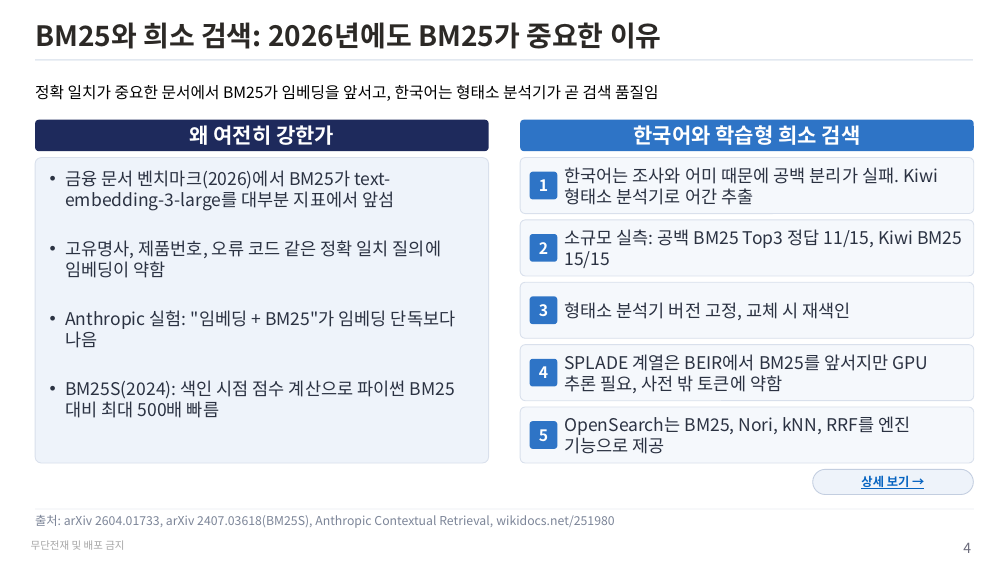
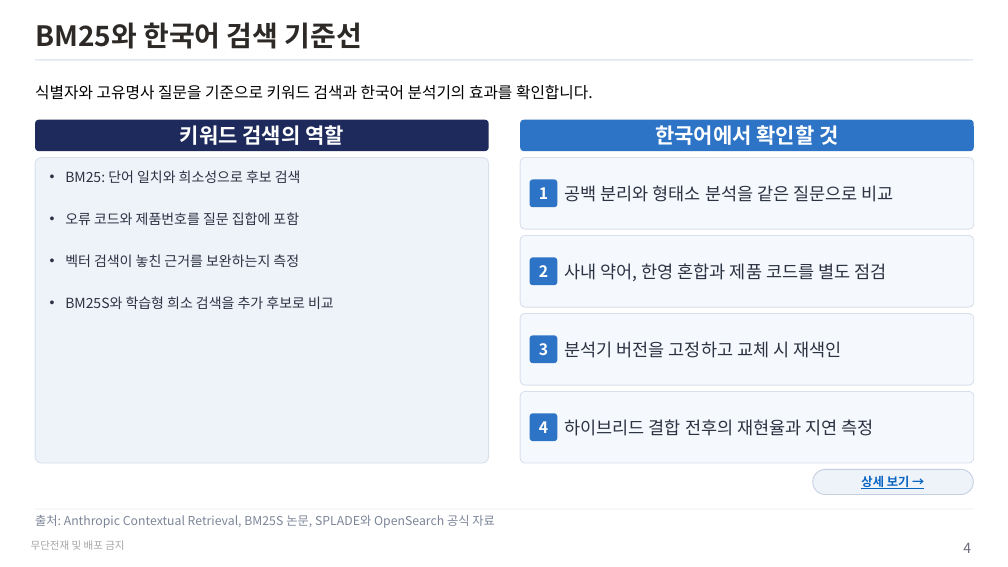
Before and after one commit to unicorn-campus/hybrid-ai, a slide deck: slide 4 of research/rag-trends-2026.pptx. Drawn at 1008x567 pixels with LibreOffice and Linux fonts; fonts in the diff are those of the drawing. Boxes give left, top, right and bottom in pixels: in the first picture for what was removed or moved away, otherwise in the second. Text is boxed around its words. In the diff, an @@ line names an element or a change of style, - is before the commit and + after.

Commit message:
RAG 동향 재검토와 Neo4j 및 Cohere 보완 내용을 PPT에 반영

```diff
--- a/research/rag-trends-2026.pptx
+++ b/research/rag-trends-2026.pptx
@@ title at (x1=35, y1=22, x2=362, y2=49): text changed @@
-BM25와 희소 검색: 2026년에도 BM25가 중요한 이유
+BM25와 한국어 검색 기준선
@@ text at (x1=35, y1=85, x2=593, y2=100): text changed @@
-정확 일치가 중요한 문서에서 BM25가 임베딩을 앞서고, 한국어는 형태소 분석기가 곧 검색 품질임
+식별자와 고유명사 질문을 기준으로 키워드 검색과 한국어 분석기의 효과를 확인합니다.
@@ text at (x1=180, y1=125, x2=344, y2=145): text changed @@
-왜 여전히 강한가
+키워드 검색의 역할
@@ text at (x1=655, y1=125, x2=838, y2=145): text changed @@
-한국어와 학습형 희소 검색
+한국어에서 확인할 것
@@ text in rounded rectangle at (x1=65, y1=170, x2=334, y2=309): text changed; size 20 to 16 pt @@
-• 금융 문서 벤치마크(2026)에서 BM25가 text-embedding-3-large를 대부분 지표에서 앞섬
-• 고유명사, 제품번호, 오류 코드 같은 정확 일치 질의에 임베딩이 약함
-• Anthropic 실험: "임베딩 + BM25"가 임베딩 단독보다 나음
-• BM25S(2024): 색인 시점 점수 계산으로 파이썬 BM25 대비 최대 500배 빠름
+• BM25: 단어 일치와 희소성으로 후보 검색
+• 오류 코드와 제품번호를 질문 집합에 포함
+• 벡터 검색이 놓친 근거를 보완하는지 측정
+• BM25S와 학습형 희소 검색을 추가 후보로 비교
@@ rounded rectangle resized from (x1=520, y1=158, x2=974, y2=214) to (x1=520, y1=158, x2=974, y2=229) @@
@@ text "1" moved from (x1=539, y1=179, x2=548, y2=191) to (x1=539, y1=187, x2=548, y2=199) @@
@@ rounded rectangle moved from (x1=530, y1=172, x2=558, y2=200) to (x1=530, y1=180, x2=558, y2=207) @@
@@ text at (x1=564, y1=185, x2=894, y2=202): text changed @@
-한국어는 조사와 어미 때문에 공백 분리가 실패. Kiwi 형태소 분석기로 어간 추출
+공백 분리와 형태소 분석을 같은 질문으로 비교
@@ rounded rectangle resized from (x1=520, y1=220, x2=974, y2=276) to (x1=520, y1=236, x2=974, y2=307) @@
@@ text removed at (x1=564, y1=229, x2=962, y2=268) @@
-소규모 실측: 공백 BM25 Top3 정답 11/15, Kiwi BM25 15/15
@@ text "2" moved from (x1=539, y1=242, x2=548, y2=254) to (x1=539, y1=265, x2=548, y2=277) @@
@@ rounded rectangle moved from (x1=530, y1=234, x2=558, y2=261) to (x1=530, y1=258, x2=558, y2=285) @@
@@ text added at (x1=564, y1=263, x2=887, y2=281), 20 pt, text #2B3242 @@
+사내 약어, 한영 혼합과 제품 코드를 별도 점검
@@ rounded rectangle removed at (x1=520, y1=282, x2=974, y2=338) @@
@@ rounded rectangle removed at (x1=530, y1=297, x2=558, y2=324) @@
@@ proportions changed in 4 elements at (x1=520, y1=158, x2=974, y2=229), (x1=520, y1=391, x2=974, y2=463), (x1=520, y1=236, x2=974, y2=307), (x1=520, y1=313, x2=974, y2=385) @@
@@ rounded rectangle resized from (x1=520, y1=345, x2=974, y2=401) to (x1=520, y1=313, x2=974, y2=385) @@
@@ text "3" moved from (x1=539, y1=304, x2=548, y2=316) to (x1=539, y1=343, x2=548, y2=355) @@
@@ rounded rectangle moved from (x1=530, y1=359, x2=558, y2=387) to (x1=530, y1=335, x2=558, y2=363) @@
@@ text at (x1=564, y1=341, x2=841, y2=358): text changed @@
-형태소 분석기 버전 고정, 교체 시 재색인
+분석기 버전을 고정하고 교체 시 재색인
@@ text removed at (x1=564, y1=354, x2=929, y2=393) @@
-SPLADE 계열은 BEIR에서 BM25를 앞서지만 GPU 추론 필요, 사전 밖 토큰에 약함
@@ rounded rectangle resized from (x1=520, y1=407, x2=974, y2=463) to (x1=520, y1=391, x2=974, y2=463) @@
@@ text "4" moved from (x1=539, y1=366, x2=548, y2=378) to (x1=539, y1=421, x2=548, y2=433) @@
@@ rounded rectangle moved from (x1=530, y1=421, x2=558, y2=449) to (x1=530, y1=413, x2=558, y2=441) @@
@@ text removed at (x1=564, y1=416, x2=910, y2=454) @@
-OpenSearch는 BM25, Nori, kNN, RRF를 엔진 기능으로 제공
@@ text added at (x1=564, y1=419, x2=874, y2=436), 20 pt, text #2B3242 @@
+하이브리드 결합 전후의 재현율과 지연 측정
@@ text removed at (x1=539, y1=429, x2=548, y2=441) @@
-5
@@ text at (x1=35, y1=515, x2=495, y2=528): text changed @@
-출처: arXiv 2604.01733, arXiv 2407.03618(BM25S), Anthropic Contextual Retrieval, wikidocs.net/251980
+출처: Anthropic Contextual Retrieval, BM25S 논문, SPLADE와 OpenSearch 공식 자료
```
Also in this commit, not shown: 12 other slides changed, 1 slide added, 1 slide removed, 2 other files.
